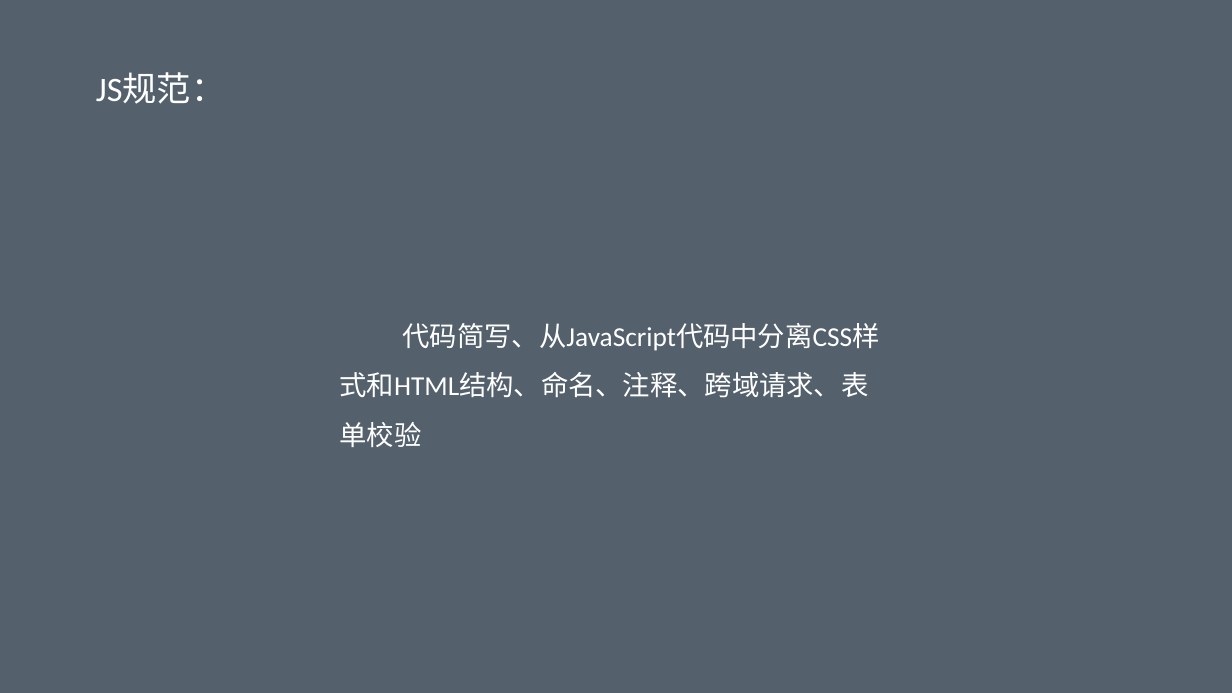
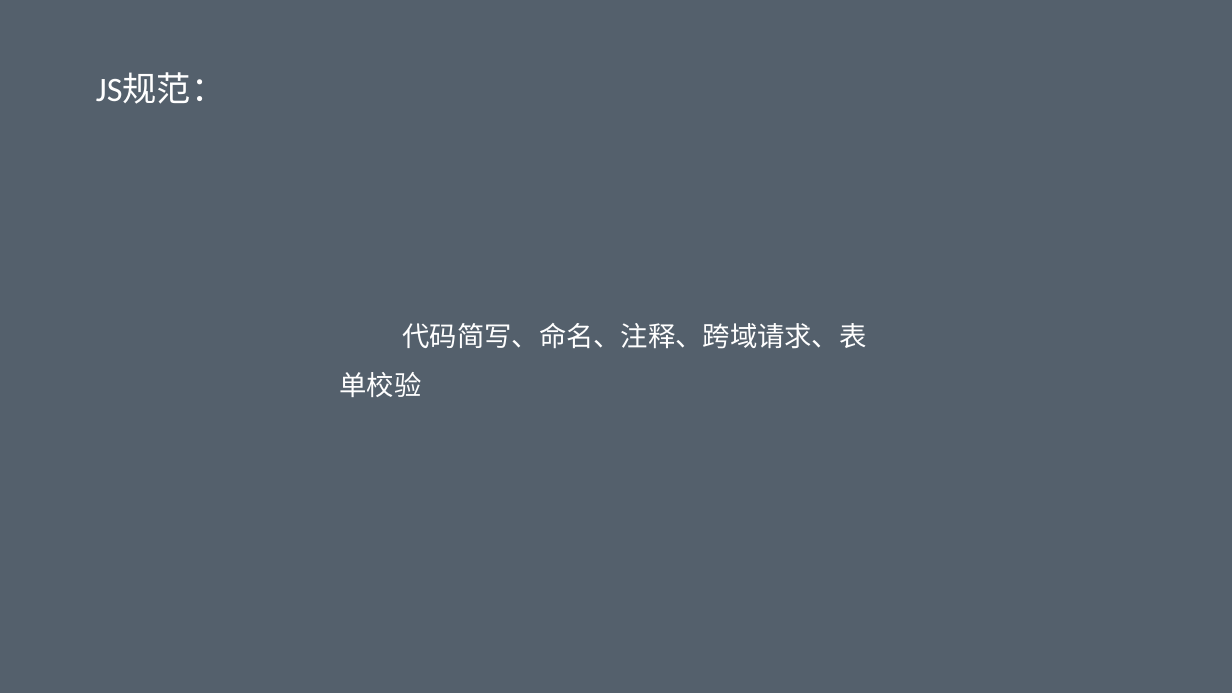
Before and after one commit to geekww/corlex, a slide deck: slide 14 of 自开发页面规范、ES6语法、vue.js技术介绍.pptx. Drawn at 1232x693 pixels with LibreOffice and Linux fonts; fonts in the diff are those of the drawing. Boxes give left, top, right and bottom in pixels: in the first picture for what was removed or moved away, otherwise in the second. Text is boxed around its words. In the diff, an @@ line names an element or a change of style, - is before the commit and + after.

```diff
--- a/自开发页面规范、ES6语法、vue.js技术介绍.pptx
+++ b/自开发页面规范、ES6语法、vue.js技术介绍.pptx
@@ text at bbox=[340, 323, 867, 397]: text changed @@
-代码简写、从JavaScript代码中分离CSS样式和HTML结构、命名、注释、跨域请求、表单校验
+代码简写、命名、注释、跨域请求、表单校验
```
Also in this commit, not shown: 6 other slides changed, 5 slides added, 2 slides removed, 3 other files.
